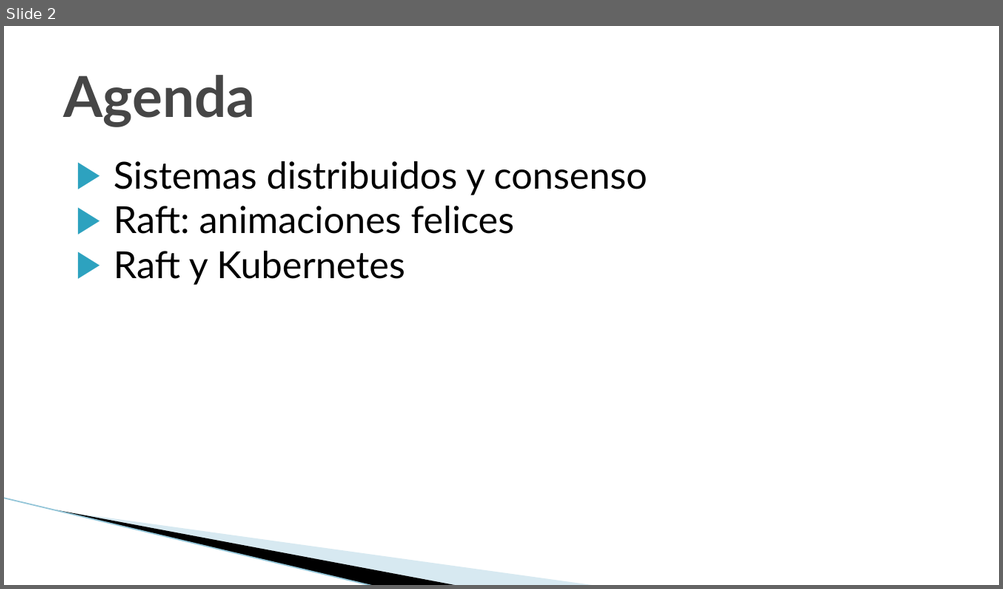
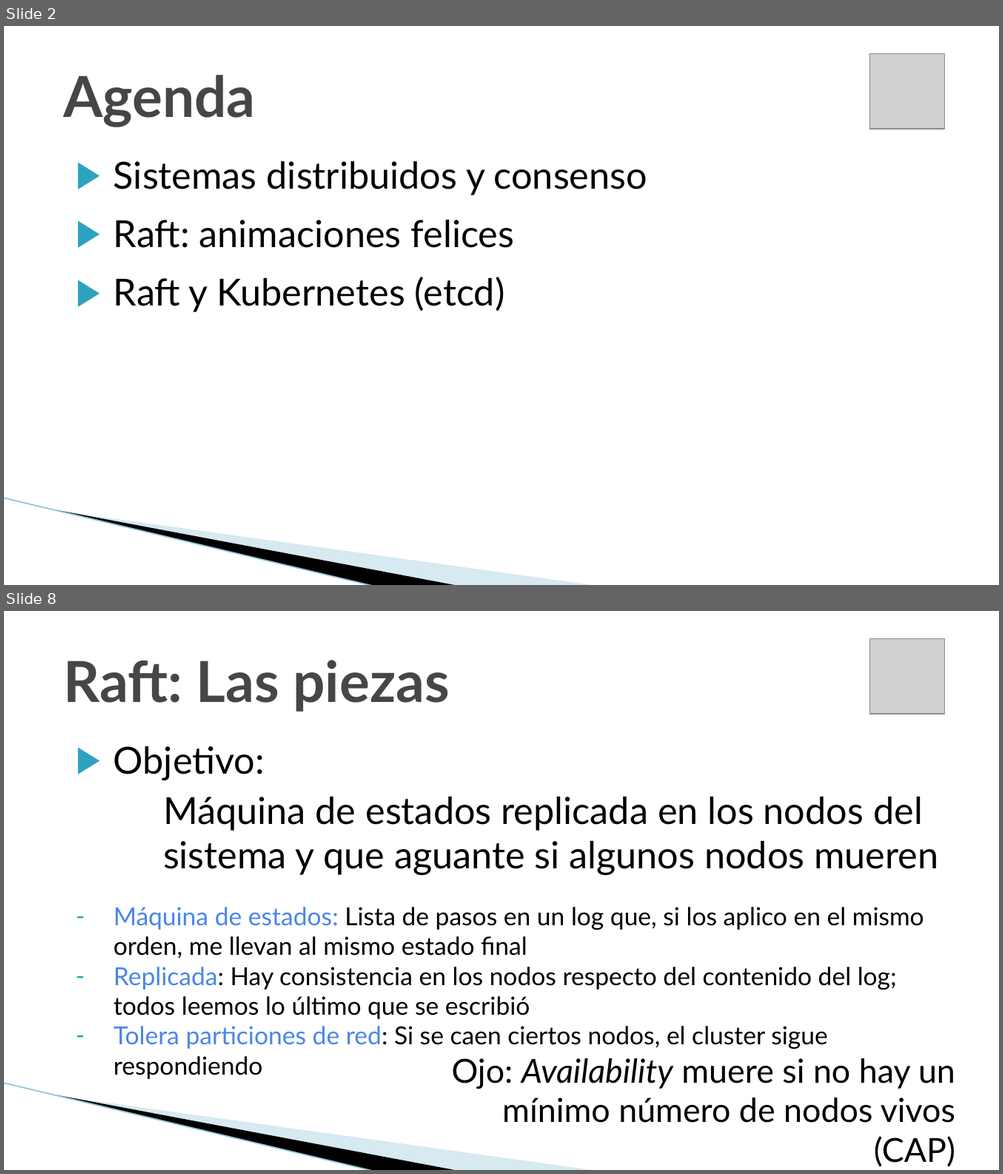
Before and after one commit to jbarbosat/mis-desmadres, a slide deck: presentaciones/cloud_native_mexico/raft_introduccion.odp. Shown one above the other, each under a label of ours: slide 2 before the commit, slides 2 and 8 after it; the slides between them are not shown. The pictures are 1003x589 and 1003x1174 pixels, drawn with LibreOffice and Linux fonts; fonts in the diff are those of the drawing; grey boxes stand for pictures; background and template pictures are left out. Boxes give left, top, right and bottom in pixels: in the first picture for what was removed or moved away, otherwise in the second. Text is boxed around its words. In the diff, an @@ line names an element or a change of style, - is before the commit and + after.

```diff
--- a/presentaciones/cloud_native_mexico/raft_introduccion.odp
+++ b/presentaciones/cloud_native_mexico/raft_introduccion.odp
@@ slide 8 added at <box>4,611,999,1170</box>, background #FFFFFF; not listed: 3 template elements that a slide beside it also shows @@
@@ picture added at <box>869,639,944,713</box> @@
@@ title added at <box>64,660,449,712</box>, 41 pt, text #464646, bold @@
+Raft: Las piezas
@@ text added at <box>114,746,938,1049</box>, 18 pt, text #000000 @@
+▶ Objetivo:
+Máquina de estados replicada en los nodos del sistema y que aguante si algunos nodos mueren
+– Máquina de estados: Lista de pasos en un log que, si los aplico en el mismo orden, me llevan al mismo estado final
+– Replicada: Hay consistencia en los nodos respecto del contenido del log; todos leemos lo último que se escribió
+– Tolera particiones de red: Si se caen ciertos nodos, el cluster sigue respondiendo
@@ text added at <box>452,1059,955,1123</box>, 24 pt, text #000000 @@
+Ojo: Availability muere si no hay un mínimo número de nodos vivos (CAP)
@@ slide 2 changed as well @@
@@ picture added at <box>869,54,944,128</box> @@
@@ text at <box>114,220,514,248</box>: more space between paragraphs @@
@@ text at <box>114,277,505,312</box>: text changed @@
-▶ Raft y Kubernetes
+▶ Raft y Kubernetes (etcd)
```
Also in this commit, not shown: 2 other slides changed, 14 other slides added, 1 other file.
